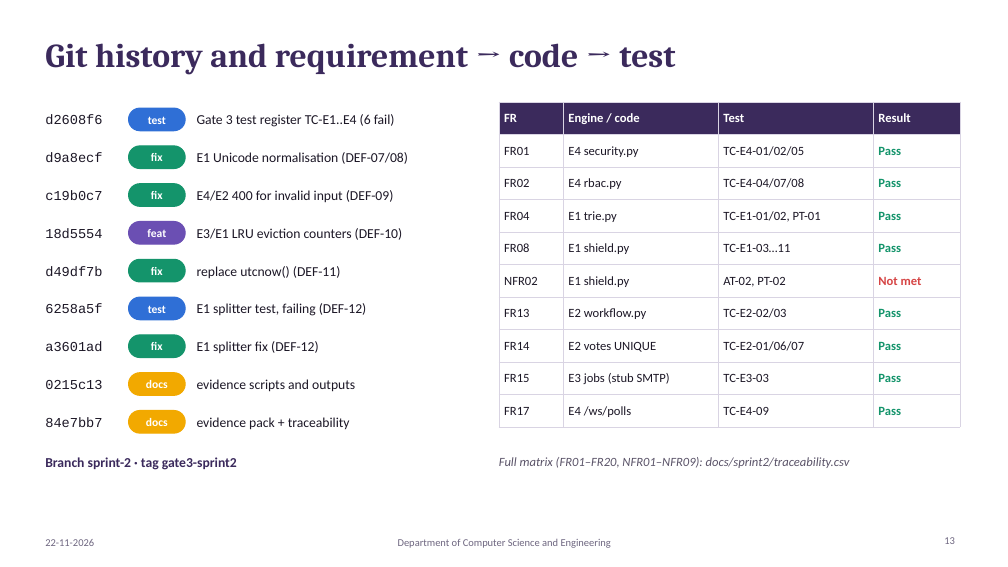
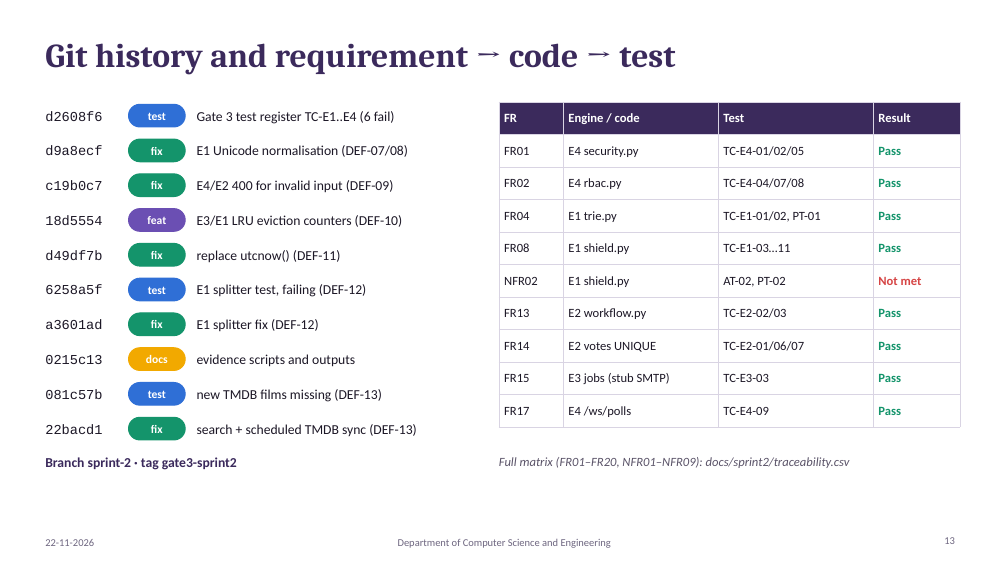
Before and after one commit to LaGGod7/Cinelog, a slide deck: slide 13 of docs/sprint2/CineLog_Sprint2_Review.pptx. Drawn at 1008x567 pixels with LibreOffice and Linux fonts; fonts in the diff are those of the drawing. Boxes give left, top, right and bottom in pixels: in the first picture for what was removed or moved away, otherwise in the second. Text is boxed around its words. In the diff, an @@ line names an element or a change of style, - is before the commit and + after.

```diff
--- a/docs/sprint2/CineLog_Sprint2_Review.pptx
+++ b/docs/sprint2/CineLog_Sprint2_Review.pptx
@@ 5 texts, 2 rounded rectangles: place and size @@
-5 texts, 2 rounded rectangles at bbox=[45, 108, 408, 169]
+5 texts, 2 rounded rectangles at bbox=[45, 104, 408, 162]
@@ 3 texts, 1 rounded rectangle: place and size @@
-3 texts, 1 rounded rectangle at bbox=[45, 184, 394, 206]
+3 texts, 1 rounded rectangle at bbox=[45, 174, 394, 197]
@@ 6 texts, 2 rounded rectangles: place and size @@
-6 texts, 2 rounded rectangles at bbox=[45, 222, 403, 282]
+6 texts, 2 rounded rectangles at bbox=[45, 209, 403, 266]
@@ 6 texts, 2 rounded rectangles: place and size @@
-6 texts, 2 rounded rectangles at bbox=[45, 297, 367, 358]
+6 texts, 2 rounded rectangles at bbox=[45, 278, 367, 336]
@@ 3 texts, 1 rounded rectangle: place and size @@
-3 texts, 1 rounded rectangle at bbox=[45, 373, 355, 395]
+3 texts, 1 rounded rectangle at bbox=[45, 348, 355, 371]
@@ text added at bbox=[45, 389, 102, 399], 13 pt, text #1C1726 @@
+081c57b
@@ rounded rectangle added at bbox=[129, 383, 185, 405], fill #2F6FD6, outline #2F6FD6 1 pt @@
@@ text added at bbox=[197, 389, 382, 402], 13 pt, text #1C1726 @@
+new TMDB films missing (DEF-13)
@@ text removed at bbox=[45, 417, 102, 427] @@
-84e7bb7
@@ rounded rectangle: place and size @@
-rounded rectangle at bbox=[129, 411, 185, 433]
+rounded rectangle at bbox=[129, 417, 185, 440]
@@ rounded rectangle at bbox=[129, 417, 185, 440]: fill #F2A900 to #14946B; outline #F2A900 1 pt to #14946B 1 pt @@
@@ text removed at bbox=[146, 418, 168, 426] @@
-docs
@@ text added at bbox=[148, 390, 166, 398], 11 pt, text #FFFFFF, bold @@
+test
@@ text removed at bbox=[197, 417, 350, 430] @@
-evidence pack + traceability
@@ text added at bbox=[45, 424, 102, 434], 13 pt, text #1C1726 @@
+22bacd1
@@ text added at bbox=[151, 425, 163, 433], 11 pt, text #FFFFFF, bold @@
+fix
@@ text added at bbox=[197, 424, 417, 436], 13 pt, text #1C1726 @@
+search + scheduled TMDB sync (DEF-13)
```
Also in this commit, not shown: 4 other slides changed.
